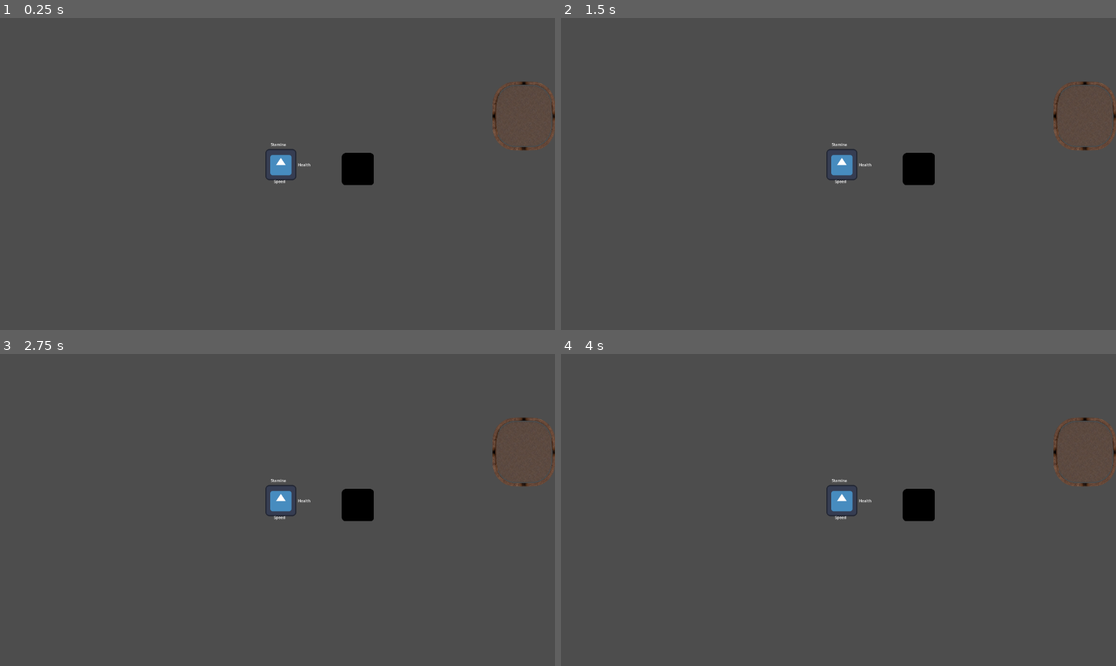
Above: before the commit, frames 1-4 (two rows, left to right).
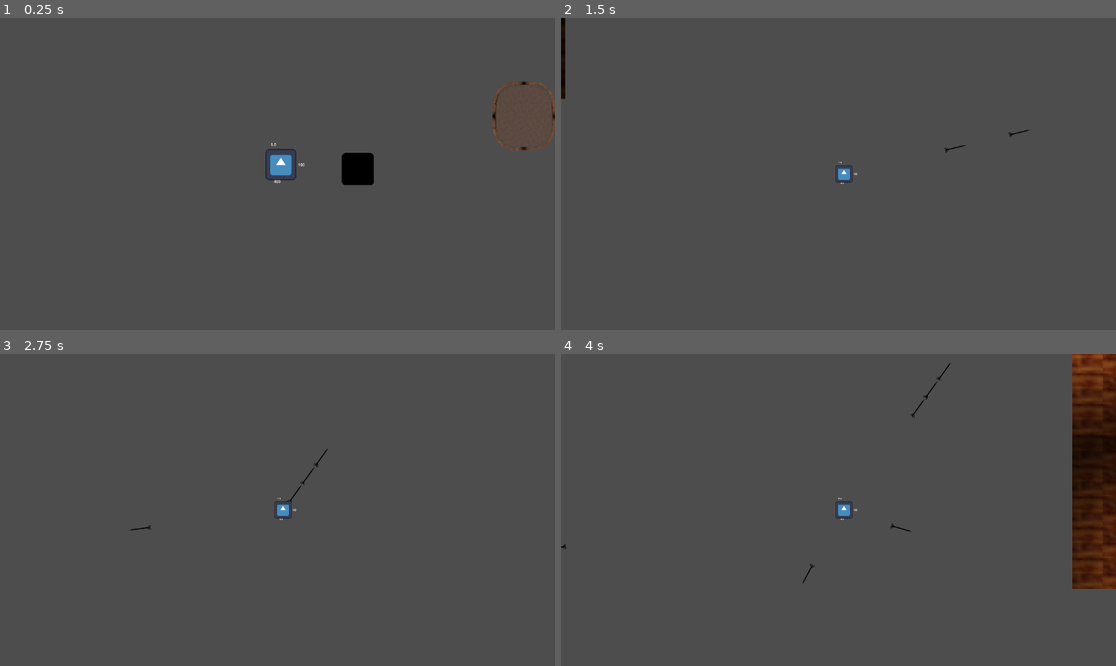
Above: after the commit, the same moments.

Repository: Mudasirh120/GMTK-2025-Submission
Game: Godot game, scene res://Scenes/main.tscn
The game is run twice, just before and just after one commit, with the same random seed, the same clock (stepped at 60 frames per second) and the same inputs. The engine's default icon, where the game draws it, is replaced by a stand-in: a white triangle on a blue panel in a dark square.
Inputs (mouse positions are in pixels of both pictures, inside the frame that each line leads up to):
- Up to frame 1 (0.25 s): no input
- Up to frame 2 (1.5 s): tap Enter at 0.5 s; move the mouse to (1082, 117) at 0.52 s; press the mouse at (1082, 117) at 0.53 s; hold D (move_right) 0.53-1.28 s; tap J (Attack, bound only before the commit) at 0.8, 1.35 s; move the mouse to (727, 189) at 1.27 s; release the mouse at (727, 189) at 1.28 s; hold S (move_backward) from 1.28 s (still down)
- Up to frame 3 (2.75 s): click (166, 525) at 1.55 s; move the mouse to (333, 441) at 2.02 s; release S (move_backward) at 2.03 s; press the mouse at (333, 441) at 2.03 s; hold D (move_right) from 2.03 s (still down); tap J (Attack, bound only before the commit) at 2.3 s
- Up to frame 4 (4 s): move the mouse to (810, 572) at 2.77 s; release D (move_right) at 2.78 s; release the mouse at (810, 572) at 2.78 s; hold W (move_forward) 2.78-3.53 s; tap J (Attack, bound only before the commit) at 2.85 s; click (810, 572) at 3.05 s; move the mouse to (1005, 556) at 3.52 s; hold A (move_left) from 3.53 s (still down); hold J (Attack, bound only before the commit) from 3.53 s (still down); tap Space (dash) at 3.6 s; click (1005, 556) at 3.67 s

The runs differ from the first frame. In frame 1, less than 0.1% of the frame differs, in the area x 48-56%, y 40-54%; in frame 2, 1.6%; in frame 3, 1.4%; in frame 4, 7.2%, in the area x 0-100%, y 0-76%.
Error before the commit: Parse Error: Expected indented block after function declaration. (res://player.gd:89)

Commit message:
Projectile arrow in the direction of mouse

Diff:
--- a/Scenes/player.tscn
+++ b/Scenes/player.tscn
@@ -14,6 +14,7 @@
 radius = 475.857
 
 [node name="Player" type="CharacterBody2D" groups=["Player"]]
+z_index = 1
 script = ExtResource("1_cvnsp")
 
 [node name="Sprite2D" type="Sprite2D" parent="."]
--- /dev/null
+++ b/Throwables/arrow.gd
@@ -0,0 +1,10 @@
+extends CharacterBody2D
+var targetlocation:Vector2
+const SPEED =1
+func _ready() -> void:
+		look_at(get_global_mouse_position())
+func _physics_process(delta: float) -> void:
+	if global_position == targetlocation:
+		print('Pohanch gya')
+	velocity=targetlocation*SPEED
+	move_and_slide()
--- a/Throwables/arrow.tscn
+++ b/Throwables/arrow.tscn
@@ -1,14 +1,30 @@
-[gd_scene load_steps=2 format=3 uid="uid://ct423fba3jut1"]
+[gd_scene load_steps=5 format=3 uid="uid://ct423fba3jut1"]
 
+[ext_resource type="Script" uid="uid://ctvnh2lbfrlo4" path="res://Throwables/arrow.gd" id="1_0m5rs"]
 [ext_resource type="Texture2D" uid="uid://fnw3btluqusy" path="res://Assets/Arrow.png" id="1_1qfjt"]
 
+[sub_resource type="CircleShape2D" id="CircleShape2D_eq5nv"]
+radius = 57.9741
+
+[sub_resource type="CircleShape2D" id="CircleShape2D_42tmv"]
+radius = 8.24621
+
 [node name="Arrow" type="CharacterBody2D"]
+script = ExtResource("1_0m5rs")
 
 [node name="Sprite2D" type="Sprite2D" parent="."]
+position = Vector2(57.35, -0.660278)
+rotation = 1.5708
+scale = Vector2(0.499024, 0.580039)
 texture = ExtResource("1_1qfjt")
 
 [node name="Area2D" type="Area2D" parent="."]
+position = Vector2(0, 3)
 
 [node name="CollisionShape2D" type="CollisionShape2D" parent="Area2D"]
+position = Vector2(130, -1)
+shape = SubResource("CircleShape2D_eq5nv")
 
 [node name="CollisionShape2D" type="CollisionShape2D" parent="."]
+position = Vector2(130, 2)
+shape = SubResource("CircleShape2D_42tmv")
--- a/player.gd
+++ b/player.gd
@@ -34,7 +34,7 @@
 	soun.disabled=true
 	att.disabled=true
 	if !isSurrendered:
-		if Input.is_action_pressed("MOUSE_BUTTON_LEFT") and attcool==false and hasCrossbow:
+		if Input.is_action_pressed("Attack") and attcool==false and hasCrossbow:
 			attackdir()
 			attcool=true
 			attackcooldown.start()
@@ -87,7 +87,11 @@
 		soun.disabled=false
 		soun.scale*=3
 func attackdir():
-
+	var ThrowableArrow = load("res://Throwables/arrow.tscn") # Or load("res://MyScene.tscn")
+	var Arrow = ThrowableArrow.instantiate()
+	add_child(Arrow)
+	Arrow.z_index=-1
+	Arrow.targetlocation=get_global_mouse_position()- global_position
 func _on_attcooldown_timeout() -> void:
 	attcool=false
 
--- a/project.godot
+++ b/project.godot
@@ -65,7 +65,7 @@
 }
 Attack={
 "deadzone": 0.2,
-"events": [Object(InputEventKey,"resource_local_to_scene":false,"resource_name":"","device":-1,"window_id":0,"alt_pressed":false,"shift_pressed":false,"ctrl_pressed":false,"meta_pressed":false,"pressed":false,"keycode":0,"physical_keycode":74,"key_label":0,"unicode":106,"location":0,"echo":false,"script":null)
+"events": [Object(InputEventMouseButton,"resource_local_to_scene":false,"resource_name":"","device":-1,"window_id":0,"alt_pressed":false,"shift_pressed":false,"ctrl_pressed":false,"meta_pressed":false,"button_mask":1,"position":Vector2(175, 12),"global_position":Vector2(182, 49),"factor":1.0,"button_index":1,"canceled":false,"pressed":true,"double_click":false,"script":null)
 ]
 }
 interact={
Not shown: 1 places in Levels/level_0.tscn that only renumber resources
Not shown, added: Throwables/arrow.gd.uid
